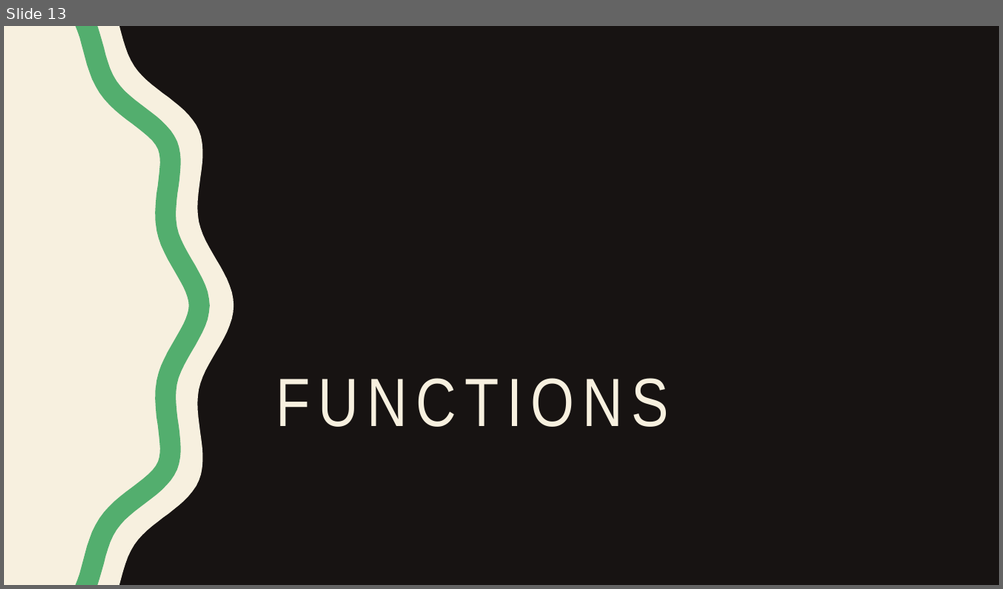
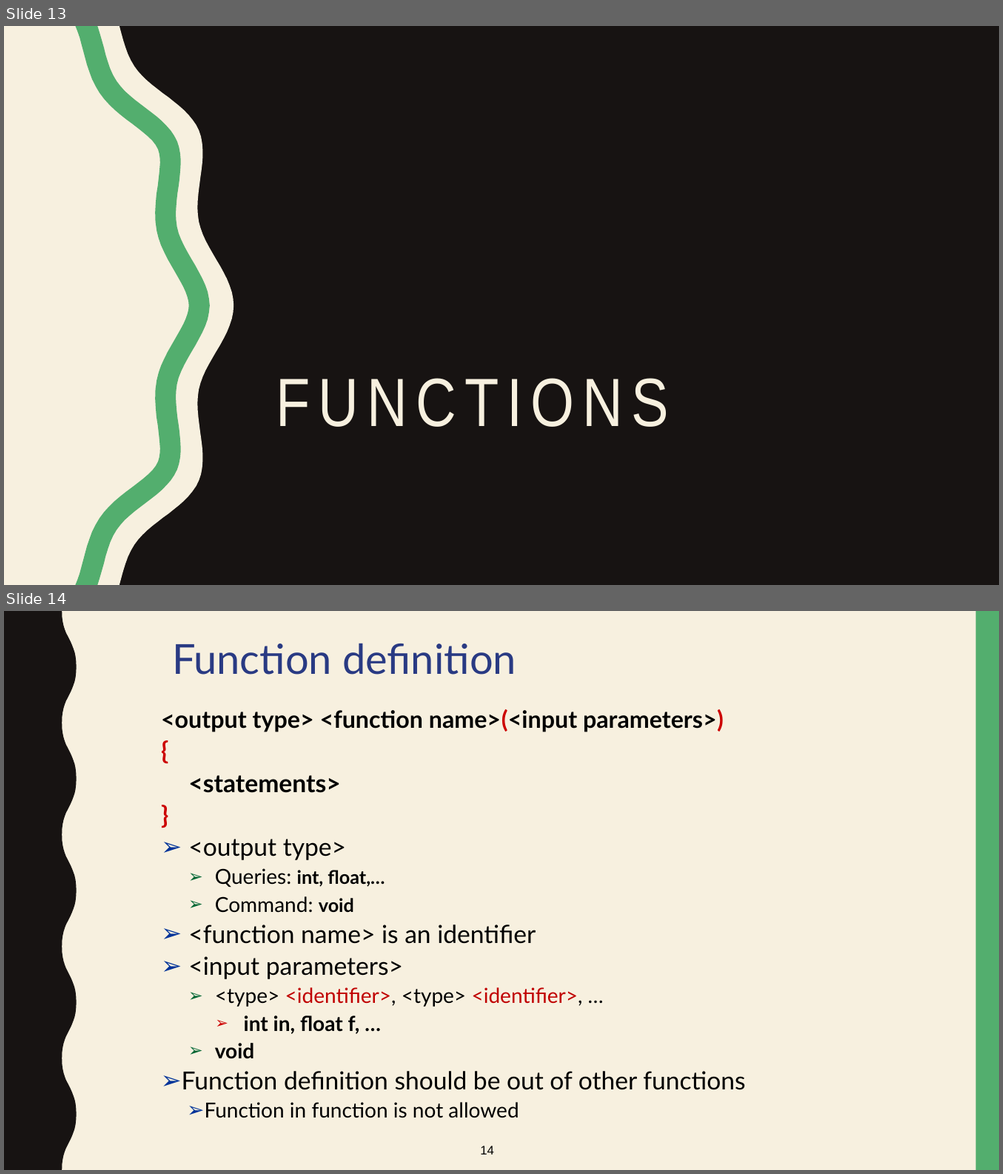
Before and after one commit to keshavarz13/C-TA, a slide deck: presentation/teaching 7/array.pptx. Shown one above the other, each under a label of ours: slide 13 before the commit, slides 13 and 14 after it. The pictures are 1003x589 and 1003x1174 pixels, drawn with LibreOffice and Linux fonts; fonts in the diff are those of the drawing. Boxes give left, top, right and bottom in pixels: in the first picture for what was removed or moved away, otherwise in the second. Text is boxed around its words. In the diff, an @@ line names an element or a change of style, - is before the commit and + after.

```diff
--- a/presentation/teaching 7/array.pptx
+++ b/presentation/teaching 7/array.pptx
@@ slide 14 added at (4, 611, 999, 1170), background #F7F0DF @@
@@ freeform shape added at (4, 611, 77, 1170), fill #171312 @@
@@ rectangle added at (976, 611, 999, 1170), fill #53AE6E @@
@@ text added at (172, 643, 516, 675), 40 pt, text #293A83 @@
+Function definition
@@ text added at (161, 709, 745, 1119), 24 pt, text #000000 @@
+<output type> <function name>(<input parameters>)
+{
+<statements>
+}
+➢ <output type>
+  ➢ Queries: int, float,…
+  ➢ Command: void
+➢ <function name> is an identifier
+➢ <input parameters>
+  ➢ <type> <identifier>, <type> <identifier>, …
+    ➢ int in, float f, …
+  ➢ void
+➢ Function definition should be out of other functions
+  ➢ Function in function is not allowed
@@ page number added at (480, 1146, 494, 1155), 12 pt, text #000000 @@
+14
```
Also in this commit, not shown: 1 other slide added, 6 other files.
